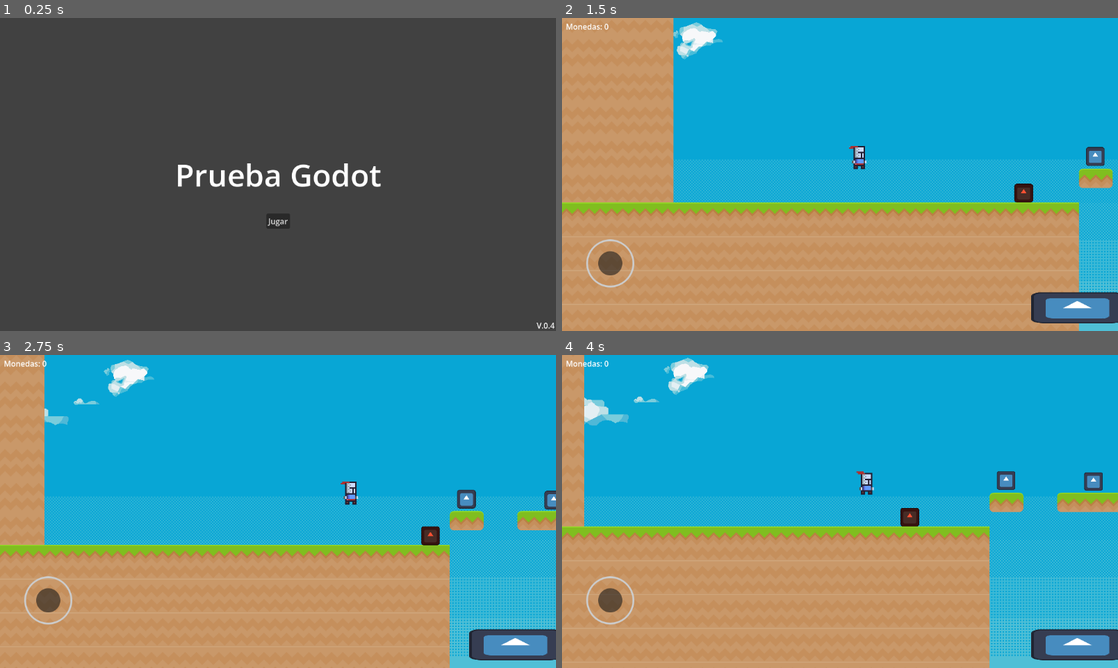
Above: before the commit, frames 1-4 (two rows, left to right).
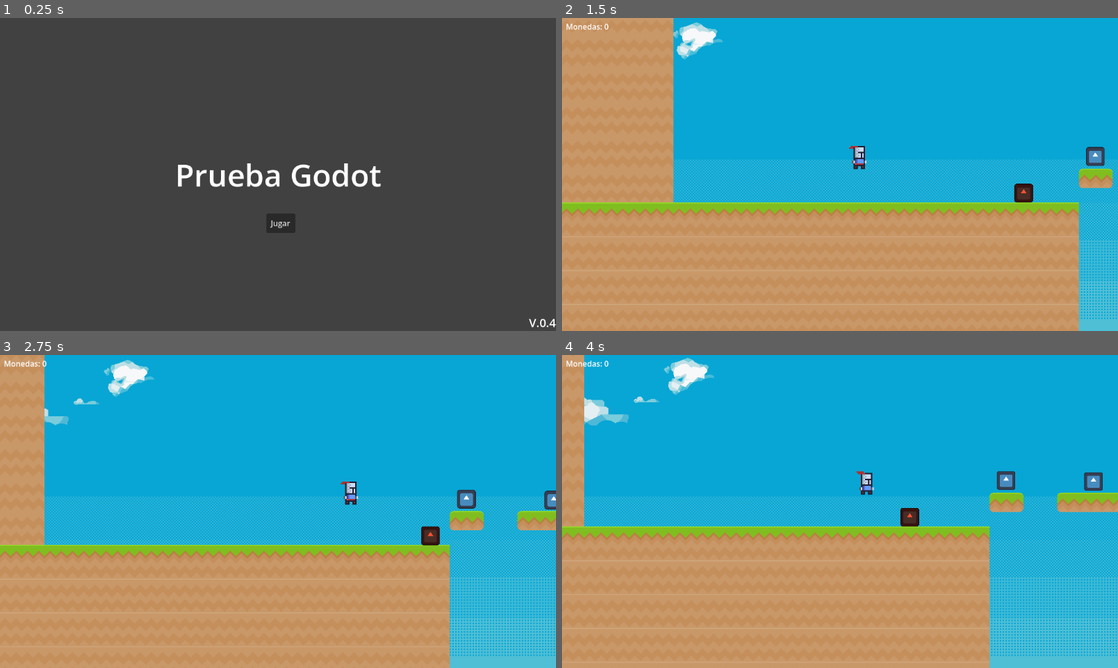
Above: after the commit, the same moments.

Repository: ntGeo/Godot_1
Game: Godot game, scene res://menú.tscn
The game is run twice, just before and just after one commit, with the same random seed, the same clock (stepped at 60 frames per second) and the same inputs. The engine's default icon, where the game draws it, is replaced by a stand-in: a white triangle on a blue panel in a dark square.
Inputs:
- Up to frame 1 (0.25 s): no input
- Up to frame 2 (1.5 s): click "Jugar" at 0.5 s; tap Enter (ui_accept) at 1.25 s; hold Right (ui_right) from 1.28 s (still down)
- Up to frame 3 (2.75 s): keep holding Right (ui_right); tap Enter (ui_accept) at 1.52, 2.27 s
- Up to frame 4 (4 s): release Right (ui_right) at 2.78 s; hold Left (ui_left) 2.78-3.53 s; hold Right (ui_right) from 3.53 s (still down); tap Enter (ui_accept) at 3.77 s

The runs differ from the first frame. In frame 1, 0.1% of the frame differs, in the area x 48-100%, y 64-100%; in frame 2, 2.0%; in frame 3, 2.0%; in frame 4, 2.0%, in the area x 4-100%, y 70-98%.

Commit message:
Prueba orientaciòn movil

Diff:
--- a/menú.tscn
+++ b/menú.tscn
@@ -46,8 +46,8 @@
 anchor_bottom = 0.5
 offset_left = -24.5
 offset_top = 80.5
-offset_right = 24.5
-offset_bottom = 111.5
+offset_right = 35.5
+offset_bottom = 120.5
 grow_horizontal = 2
 grow_vertical = 2
 text = "Jugar"
@@ -63,4 +63,5 @@
 offset_top = -23.0
 grow_horizontal = 0
 grow_vertical = 0
+theme_override_font_sizes/font_size = 24
 text = "V.0.4"
--- a/project.godot
+++ b/project.godot
@@ -20,10 +20,6 @@
 window/stretch/mode="viewport"
 window/stretch/aspect="expand"
 
-[input_devices]
-
-pointing/emulate_touch_from_mouse=true
-
 [physics]
 
 3d/physics_engine="Jolt Physics"
Not shown, changed: docs/index.html
